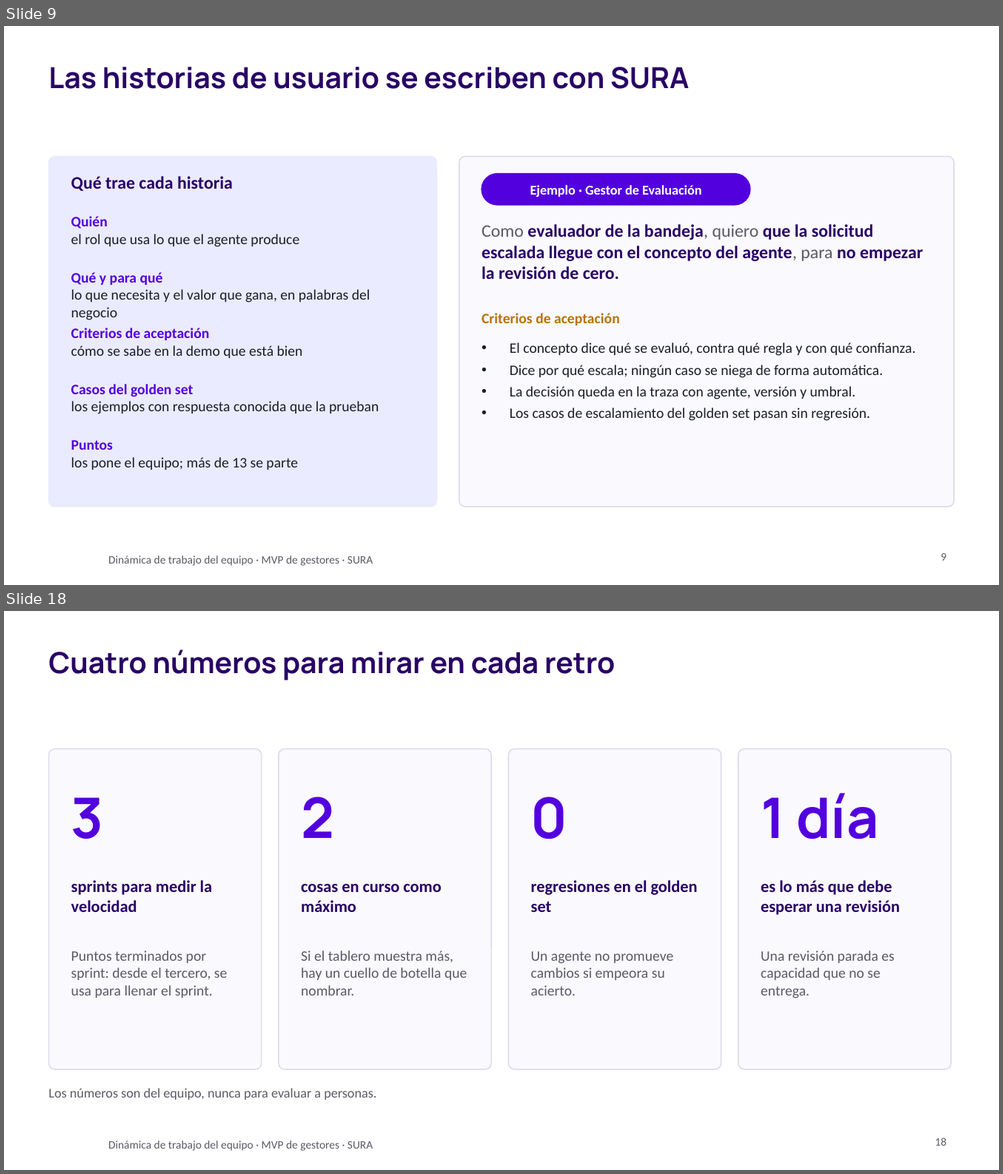
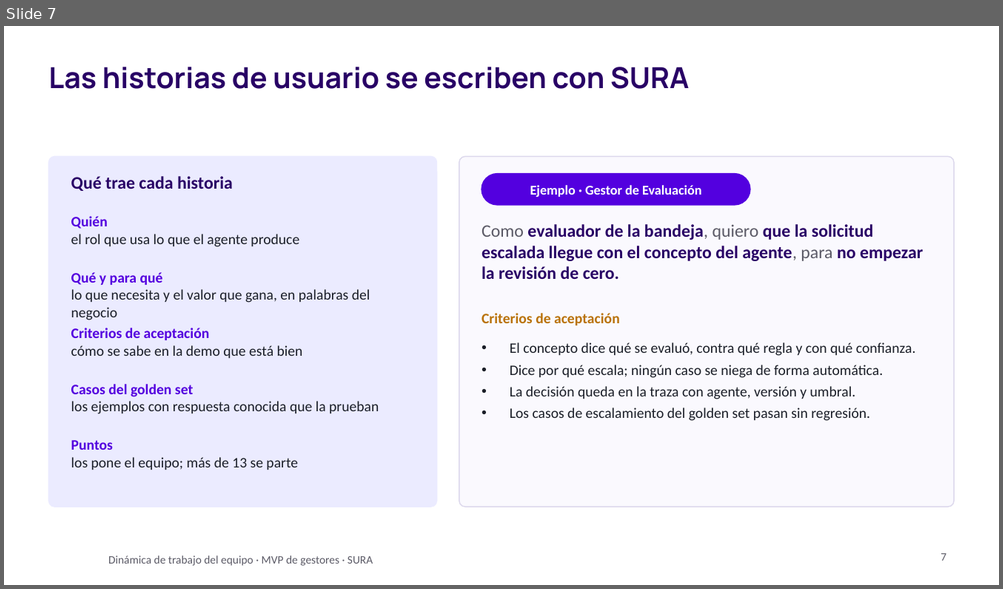
Before and after one commit to didierfrancogomez/propuestas, a slide deck: SURA/gestores-sura/metodologia-trabajo/Tech and Solve - Dinámica de trabajo del equipo.pptx. Shown one above the other, each under a label of ours: slides 9 and 18 before the commit, slide 7 after it; the slides between them are not shown. The pictures are 1003x1174 and 1003x589 pixels, drawn with LibreOffice and Linux fonts; fonts in the diff are those of the drawing; background and template pictures are left out. Boxes give left, top, right and bottom in pixels: in the first picture for what was removed or moved away, otherwise in the second. Text is boxed around its words. In the diff, an @@ line names an element or a change of style, - is before the commit and + after.

```diff
--- a/SURA/gestores-sura/metodologia-trabajo/Tech and Solve - Dinámica de trabajo del equipo.pptx
+++ b/SURA/gestores-sura/metodologia-trabajo/Tech and Solve - Dinámica de trabajo del equipo.pptx
@@ slide 18 removed at (4,611,999,1170), background #FFFFFF; not listed: 1 template element that a slide beside it also shows @@
@@ title removed at (48,649,614,681) @@
-Cuatro números para mirar en cada retro
@@ rounded rectangle removed at (48,749,262,1070) @@
@@ rounded rectangle removed at (279,749,491,1070) @@
@@ rounded rectangle removed at (509,749,721,1070) @@
@@ rounded rectangle removed at (738,749,950,1070) @@
@@ text removed at (71,797,104,839) @@
-3
@@ text removed at (301,797,334,838) @@
-2
@@ text removed at (531,797,568,839) @@
-0
@@ text removed at (760,793,878,839) @@
-1 día
@@ text removed at (71,880,212,912) @@
-sprints para medir la velocidad
@@ text removed at (301,884,441,912) @@
-cosas en curso como máximo
@@ text removed at (531,880,697,912) @@
-regresiones en el golden set
@@ text removed at (760,880,899,915) @@
-es lo más que debe esperar una revisión
@@ text removed at (71,951,227,998) @@
-Puntos terminados por sprint: desde el tercero, se usa para llenar el sprint.
@@ text removed at (301,951,466,996) @@
-Si el tablero muestra más, hay un cuello de botella que nombrar.
@@ text removed at (531,951,673,996) @@
-Un agente no promueve cambios si empeora su acierto.
@@ text removed at (760,951,893,999) @@
-Una revisión parada es capacidad que no se entrega.
@@ text removed at (48,1088,376,1100) @@
-Los números son del equipo, nunca para evaluar a personas.
@@ page number removed at (935,1138,947,1146) @@
-18
@@ what was slide 9 is now slide 7 @@
@@ page number at (940,554,946,561): text changed @@
-9
+7
```
Also in this commit, not shown: 11 slides changed, 8 slides added, 7 other slides removed, 12 other files.
